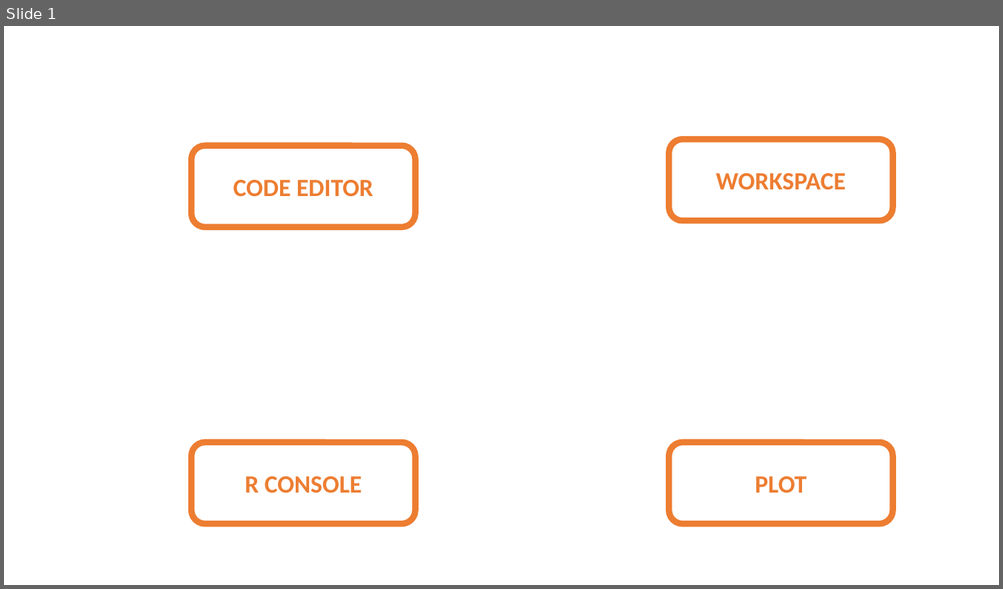
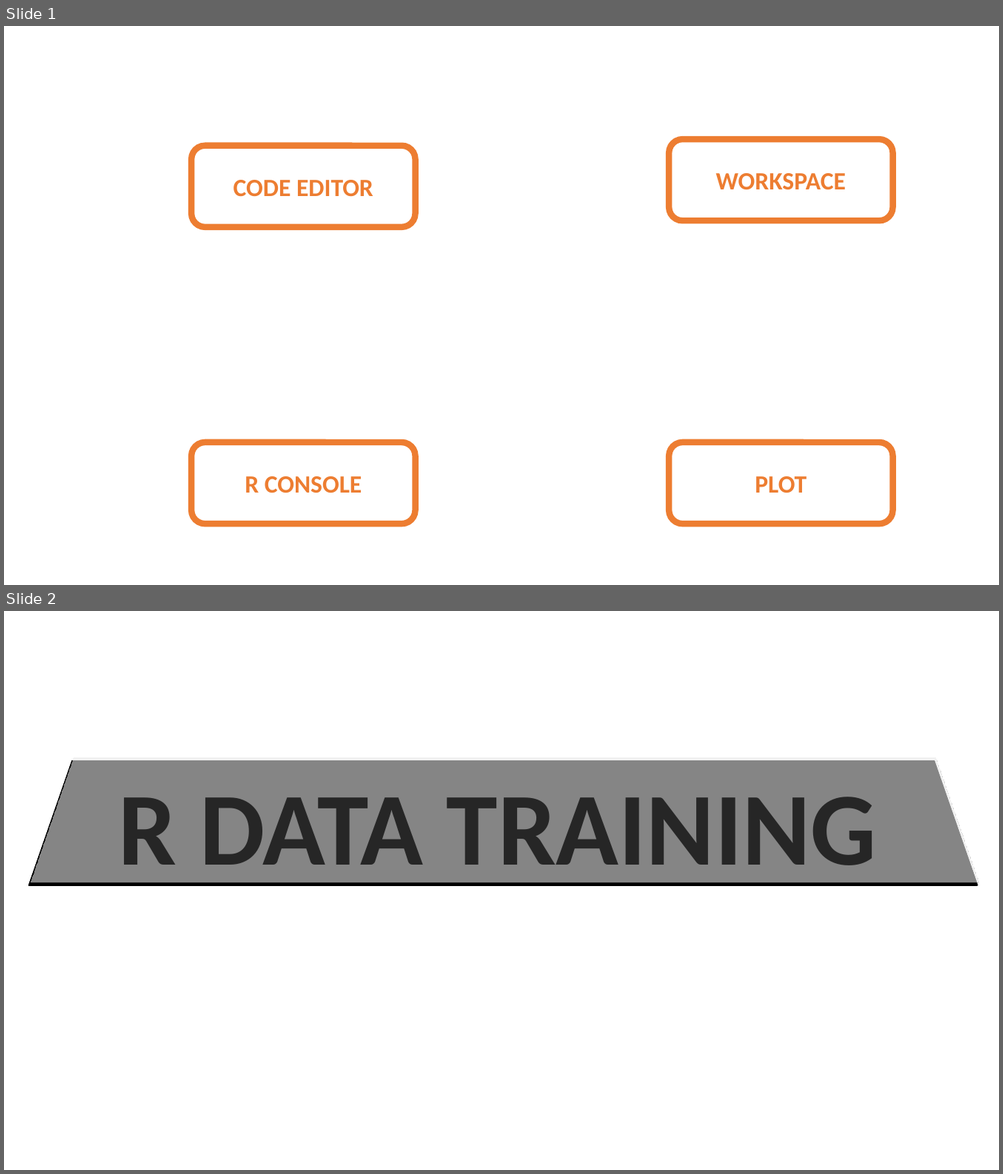
Before and after one commit to alessiopassalacqua/r-data-training, a slide deck: figure/fig.pptx. Shown one above the other, each under a label of ours: slide 1 before the commit, slides 1 and 2 after it. The pictures are 1003x589 and 1003x1174 pixels, drawn with LibreOffice and Linux fonts; fonts in the diff are those of the drawing; background and template pictures are left out. Boxes give left, top, right and bottom in pixels: in the first picture for what was removed or moved away, otherwise in the second. Text is boxed around its words. In the diff, an @@ line names an element or a change of style, - is before the commit and + after.

```diff
--- a/figure/fig.pptx
+++ b/figure/fig.pptx
@@ slide 2 added at (x1=4, y1=611, x2=999, y2=1170), background picture (left out) @@
@@ rectangle added at (x1=56, y1=731, x2=955, y2=904), fill #EEEEEE at 20% opacity @@
@@ text added at (x1=118, y1=797, x2=876, y2=889), 100 pt, text #262626, bold @@
+R DATA TRAINING
```
Also in this commit, not shown: 10 other files.
